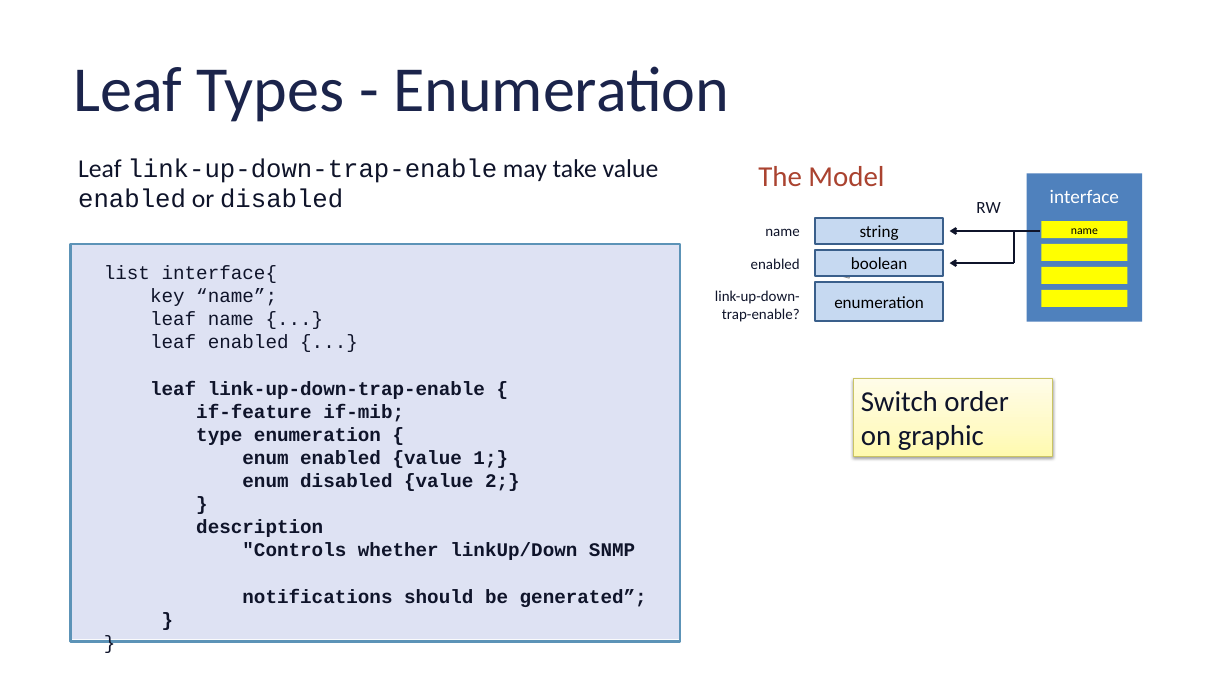
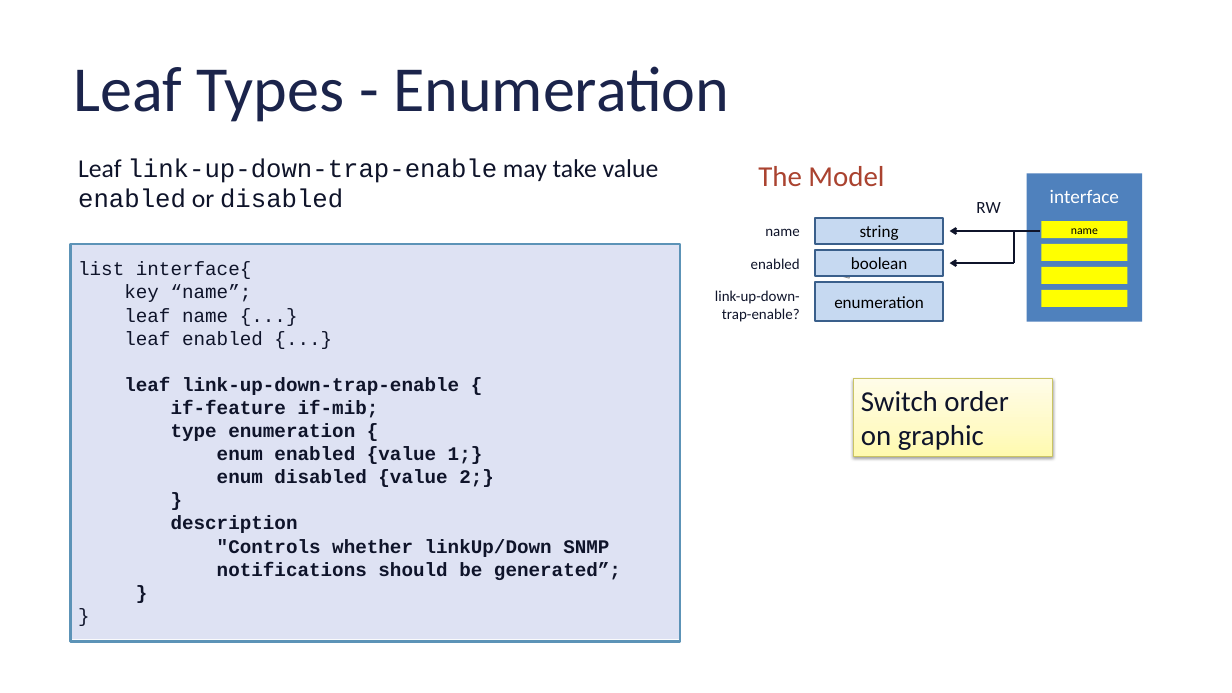
Before and after one commit to cmoberg/netconf-yang-training, a slide deck: slide 14 of slides/module-2-yang.pptx. Drawn at 1232x693 pixels with LibreOffice and Linux fonts; fonts in the diff are those of the drawing; grey boxes stand for pictures. Boxes give left, top, right and bottom in pixels: in the first picture for what was removed or moved away, otherwise in the second. Text is boxed around its words. In the diff, an @@ line names an element or a change of style, - is before the commit and + after.

```diff
--- a/slides/module-2-yang.pptx
+++ b/slides/module-2-yang.pptx
@@ text in rectangle at (78,262,621,580): text added @@
+list interface{
+key “name”;
+leaf name {...}
+leaf enabled {...}
+leaf link-up-down-trap-enable {
+if-feature if-mib;
+type enumeration {
+enum enabled {value 1;}
+enum disabled {value 2;}
+}
+description
+"Controls whether linkUp/Down SNMP
+notifications should be generated”;
+}
+}
@@ text removed at (104,266,647,607) @@
-list interface{
-key “name”;
-leaf name {...}
-leaf enabled {...}
-leaf link-up-down-trap-enable {
-if-feature if-mib;
-type enumeration {
-enum enabled {value 1;}
-enum disabled {value 2;}
-}
-description
-"Controls whether linkUp/Down SNMP
-notifications should be generated”;
-}
-}
```
Also in this commit, not shown: 15 other slides changed, 1 slide removed, 11 other files.
